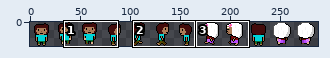
A sprite sheet gets an edit: Npcs/sprites/man.png. The picture above shows the old version from afar; the outline marks the close-up.
Close-up. Old version:
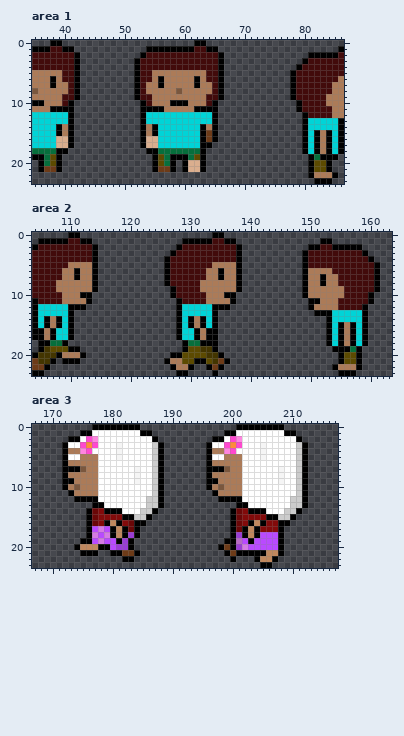
The file is 288x24 pixels. Colours within 5 levels of each other are drawn and written as one. Shown: area 1: x 35..86, y 0..23; area 2: x 104..163, y 0..23; area 3: x 167..217, y 0..23. The commit also changed other parts of the picture, which this record leaves out.
And afterwards:
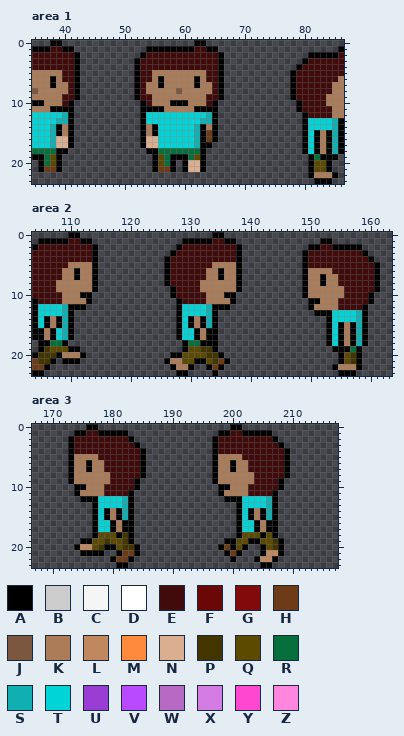
Palette (. is transparent): A #000000  B #cccccc  C #f5f5f5  D #ffffff  E #420b0b  F #6a0707  G #820a0a  H #6d3b18  J #7a573e  K #ac7b58  L #c0885e  M #ff8a3b  N #daae8e  P #433500  Q #5c4a00  R #066f3c  S #10afb1  T #00d4d7  U #9a3dd4  V #b94aff  W #b76ac4  X #d57be4  Y #ff48cf  Z #ff85df
From old to new:
Changed rows in their new state; - is an unchanged pixel.
Area 1:
first column x 38:
12 --S-----------------------S---------------------
13 -SS----------------------SS--------------------S
14 S-----------------------S----------------------S
15 S-----------------------S----------------------S
16 S-----------------------S----------------------S
17 S-----------------------S----------------------S
18 -----------------------------------------------S
Area 2:
first column x 109:
12 S-----------------------S-------------------------
13 S-----------------------S------------------------S
14 S-----------------------S------------------------S
15 S-----------------------S------------------------S
16 S------------------------------------------------S
17 S------------------------------------------------S
18 -------------------------------------------------S
20 ------------------------------------------------P-
21 ------------------------------------------------P-
Area 3:
first column x 172:
 0 ----A-.......---------------A-.......----
 1 --A-EEAAAAA....-----------A-EEAAAAA....--
 2 --EEEEEEEEEA....----------EEEEEEEEEA....-
 3 .AEEEEEEEEEEA....-------.AEEEEEEEEEEA....
 4 .AEEEEEEEEEEEA...-------.AEEEEEEEEEEEA...
 5 .AK---EEEEEEEA...-------.AK---EEEEEEEA...
 6 .A--A-KEEEEEEA...-------.A--A-KEEEEEEA...
 7 .-KKA-KEEEEEEA...-------.-KKA-KEEEEEEA...
 8 .A----KKEEEEEA...-------.A----KKEEEEEA...
 9 .-----KKEEEEA....-------.-----KKEEEEA....
10 ..AA--KEEEEEA....-------..AA--KEEEEEA....
11 -.A---KEEEEA.....--------.A---KEEEEA.....
12 --.---TTTTSA.....---------.---TTTTSA.....
13 ------TTTTSA.....-------------TTTTSA.....
14 ----.AT-K-SA....------------.AT-K-SA....-
15 ----.ATAKAS-...-------------.ATAKAS-...--
16 ----.ATTAKAA..--------------.ATTAKAA..---
17 ----.ATT-K-A.---------------.ATT-KAA.----
18 ----.AQQQAPA.---------------.AQQQAQA.----
19 -----QQPQQP------------------QQ-AQQP-----
20 -----QP-AQPPA----------------QA..AQP-----
21 ------A-.---------------------...--------
22 --------AHH------------------------------
23 ---------AA------------------------------
